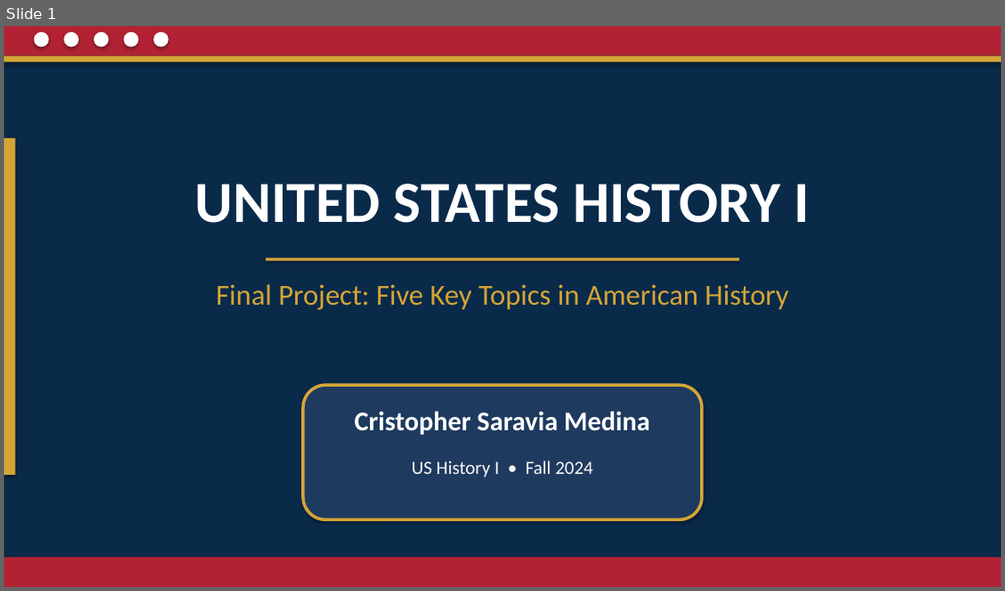
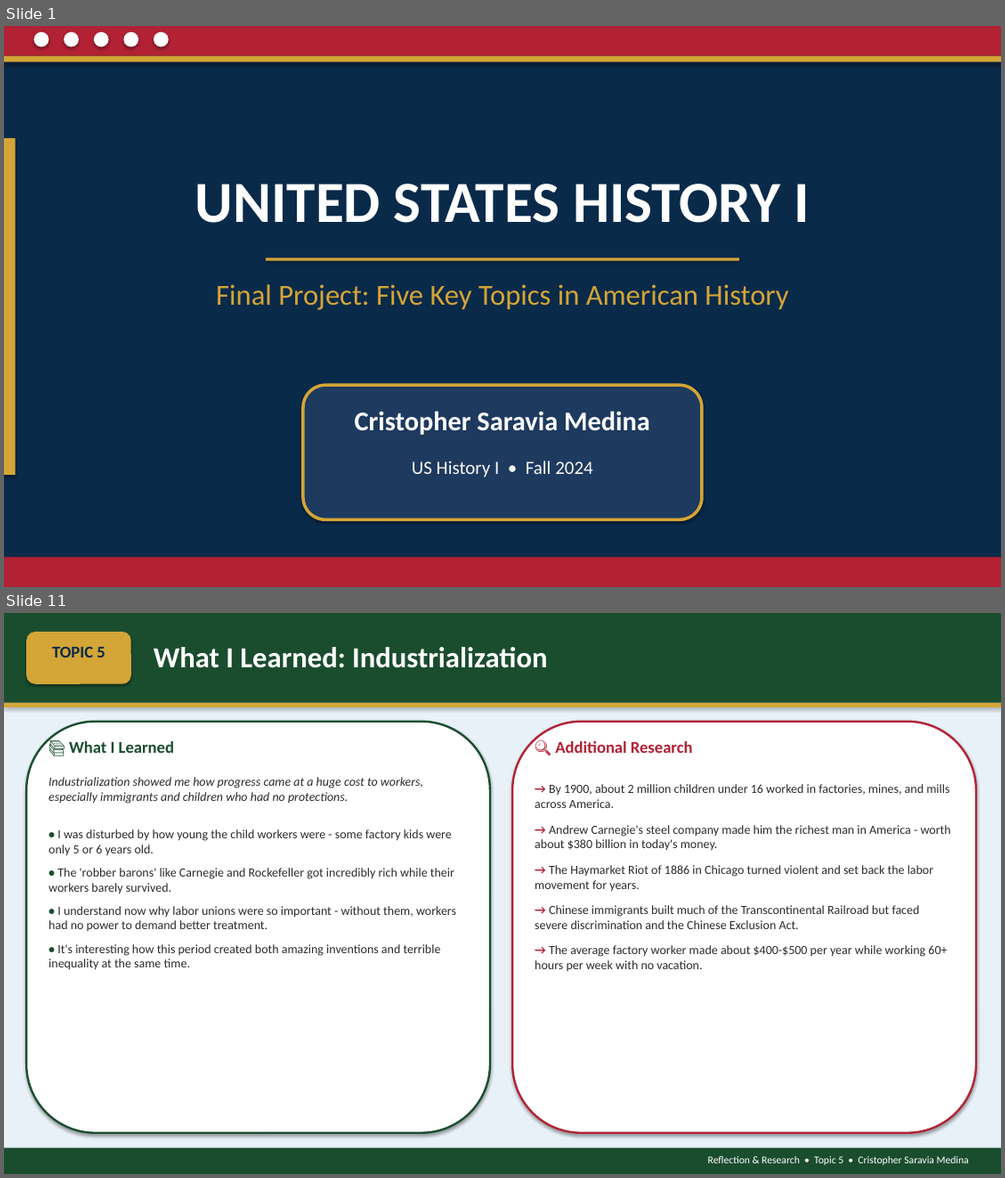
Before and after one commit to Damnbebo/nextsett, a slide deck: US_History_Final_Project_Cristopher_Saravia_Medina.pptx. Shown one above the other, each under a label of ours: slide 1 before the commit, slides 1 and 11 after it; the slides between them are not shown. The pictures are 1005x591 and 1005x1178 pixels, drawn with LibreOffice and Linux fonts; fonts in the diff are those of the drawing. Boxes give left, top, right and bottom in pixels: in the first picture for what was removed or moved away, otherwise in the second. Text is boxed around its words. In the diff, an @@ line names an element or a change of style, - is before the commit and + after.

```diff
--- a/US_History_Final_Project_Cristopher_Saravia_Medina.pptx
+++ b/US_History_Final_Project_Cristopher_Saravia_Medina.pptx
@@ slide 11 added at (4, 613, 1001, 1174), background #FFFFFF @@
@@ rectangle added at (4, 613, 1001, 1174), fill #E8F1F8 @@
@@ rectangle added at (4, 613, 1001, 703), fill #1A4D2E @@
@@ rounded rectangle added at (26, 632, 131, 684), fill #D4A537 @@
@@ text added at (52, 647, 105, 657), 16 pt, text #0A2A4A, bold @@
+TOPIC 5
@@ text added at (154, 647, 547, 668), 28 pt, text #FFFFFF, bold @@
+What I Learned: Industrialization
@@ rectangle added at (4, 703, 1001, 707), fill #D4A537 @@
@@ rounded rectangle added at (26, 722, 490, 1133), fill #FFFFFF, outline #1A4D2E 2 pt @@
@@ text added at (69, 741, 174, 753), 16 pt, text #1A4D2E, bold @@
+📚 What I Learned
@@ rounded rectangle added at (512, 722, 976, 1133), fill #FFFFFF, outline #B22234 2 pt @@
@@ text added at (555, 741, 693, 753), 16 pt, text #B22234, bold @@
+🔍 Additional Research
@@ text added at (48, 777, 423, 803), 12 pt, text #2C2C2C, italic @@
+Industrialization showed me how progress came at a huge cost to workers, especially immigrants and children who had no protections.
@@ text added at (534, 784, 951, 971), 12 pt, text #2C2C2C @@
+→ By 1900, about 2 million children under 16 worked in factories, mines, and mills across America.
+→ Andrew Carnegie's steel company made him the richest man in America - worth about $380 billion in today's money.
+→ The Haymarket Riot of 1886 in Chicago turned violent and set back the labor movement for years.
+→ Chinese immigrants built much of the Transcontinental Railroad but faced severe discrimination and the Chinese Exclusion Act.
+→ The average factory worker made about $400-$500 per year while working 60+ hours per week with no vacation.
@@ text added at (48, 829, 456, 970), 12 pt, text #2C2C2C @@
+• I was disturbed by how young the child workers were - some factory kids were only 5 or 6 years old.
+• The 'robber barons' like Carnegie and Rockefeller got incredibly rich while their workers barely survived.
+• I understand now why labor unions were so important - without them, workers had no power to demand better treatment.
+• It's interesting how this period created both amazing inventions and terrible inequality at the same time.
@@ rectangle added at (4, 1148, 1001, 1174), fill #1A4D2E @@
@@ text added at (708, 1156, 969, 1165), 10 pt, text #FFFFFF @@
+Reflection & Research • Topic 5 • Cristopher Saravia Medina
```
Also in this commit, not shown: 6 slides changed, 4 other slides added, 1 other file.
